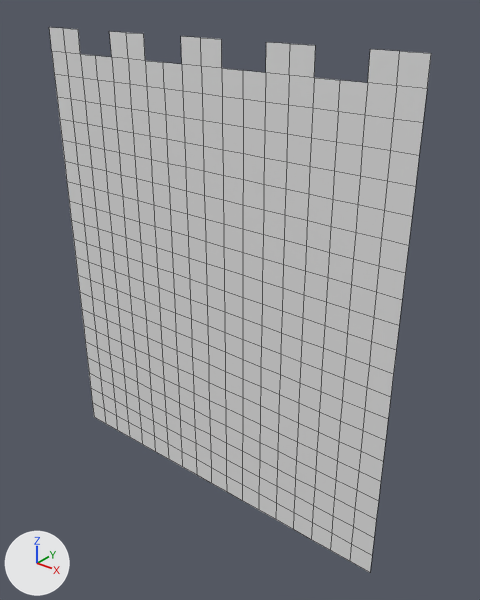
An edit to the OBJ model MardukGame/Assets/Tiled2Unity/Meshes/CourtyardChunkStart.obj, drawn before and after from the same camera.
Before and after are seen from a 50 mm lens placed at (227.0, -1255.0, -576.0), pointed at (-820.0, 53.0, -1387.0). Every picture has the same lights, and +X, +Y and +Z are marked at lower left. Mesh edges are drawn as thin lines. Where no turn or scale is listed for an object, it has been applied to the vertices.

Objects in the first picture: 'CourtyardChunkStart'.
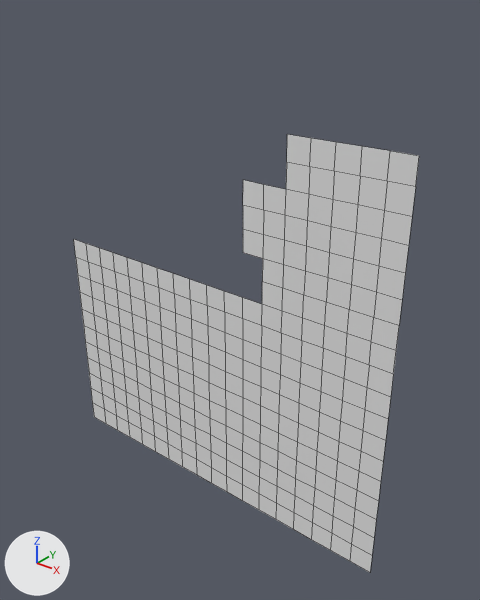
What the commit changed:
me_courtyardchunkstart is used by ob_courtyardchunkstart; location (0.0, 0.0, 0.0).
me_courtyardchunkstart had 414 vertices, 370 faces and spanned x -1472.0..-320.0, y 0.0, z -2048.0..-704.0.
me_courtyardchunkstart now has 279 vertices, 241 faces and spans x -1472.0..-320.0, y 0.0, z -2048.0..-896.0.
Part 1, on me_courtyardchunkstart:
135 vertices are removed from x -1472.0..-320.0, y 0.0, z -1280.0..-704.0.
129 faces are deleted.

What differs and where, as boxes [x1, y1, x2, y2] in the pictures (480 x 600 px):
'CourtyardChunkStart', reshaped (10% narrower, 20% shorter)
    before: [49, 27, 431, 572]
    after: [74, 134, 419, 572]
part 1 of me_courtyardchunkstart, deleted
    before: [49, 27, 431, 304]
